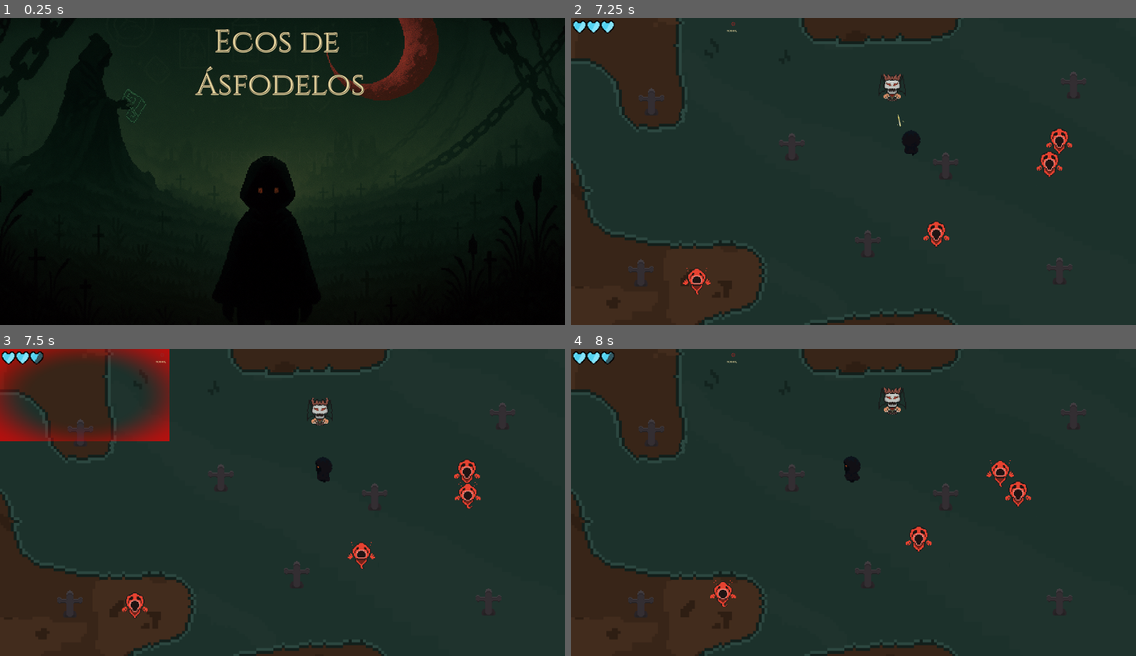
Above: before the commit, frames 1-4 (two rows, left to right).
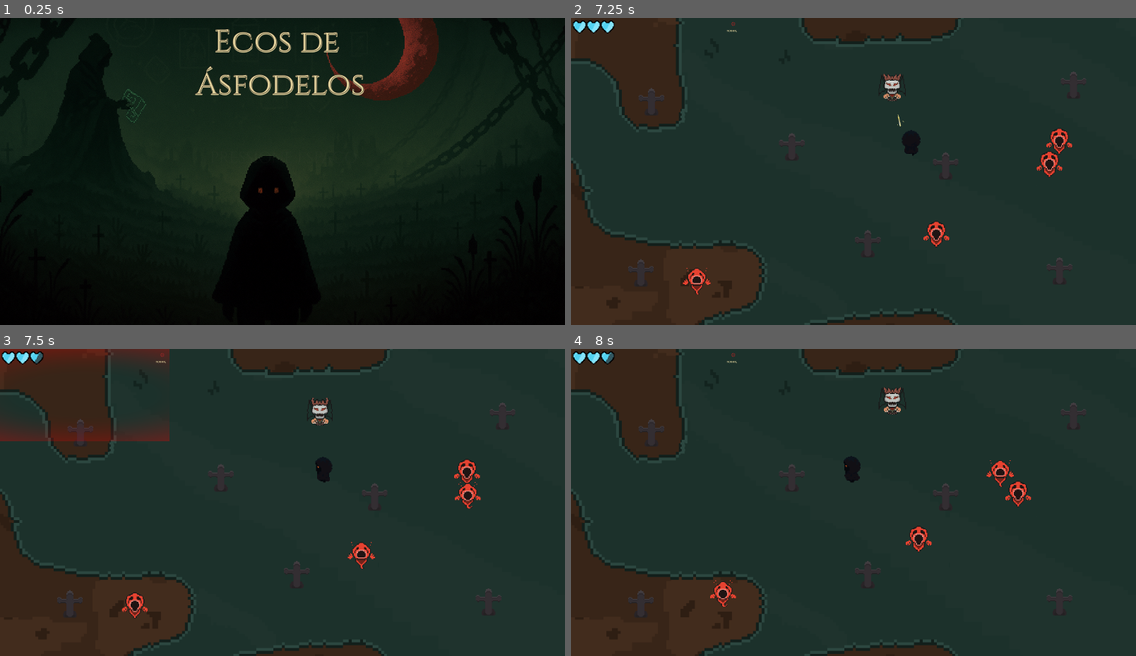
Above: after the commit, the same moments.

Repository: Alezuzzo/ecos-de-asfodelos
Game: Godot game, scene res://scenes/menu/PressStart.tscn
Two runs of this game, one before a commit and one after it. Both use one fixed random seed, a clock stepped at 60 frames per second and the inputs below. Sound files missing from this copy of the repository are replaced by a short silence.
Inputs (mouse positions are in pixels of both pictures, inside the frame that each line leads up to):
- Up to frame 1 (0.25 s): no input
- Up to frame 2 (7.25 s): tap Space at 0.5 s; move the mouse to (977, 156) at 0.52 s; hold D (direita) 0.53-1.25 s; click (977, 156) at 0.67 s; tap Enter (ui_accept) at 0.77, 5.27, 6.77 s; click "INICIAR" at 1.25 s; click "INICIAR" at 2 s; click "NORMAL" at 2.75 s; click "⚙" at 3.5 s; click "RETORNAR AO JOGO" at 4.25 s; move the mouse to (740, 186) at 5.02 s; hold S (baixo) 5.03-5.78 s; move the mouse to (910, 103) at 5.77 s; hold D (direita) 5.78-6.53 s; move the mouse to (825, 232) at 6.52 s; hold W (cima) from 6.53 s (still down); click (825, 232) at 6.67 s
- Up to frame 3 (7.5 s): move the mouse to (452, 548) at 7.27 s; release W (cima) at 7.28 s; hold A (esquerda) from 7.28 s (still down)
- Up to frame 4 (8 s): keep holding A (esquerda); tap Enter (ui_accept) at 7.52 s

Frames 1-2 are identical in both runs. In frame 3, 3.2% of the frame differs, in the area x 0-30%, y 0-31%; in frame 4, nothing differs.

Commit message:
[UPDATE] Reconfiguração do DamageOverlay

Diff:
--- a/damage_vignette.gdshader
+++ b/damage_vignette.gdshader
@@ -4,12 +4,18 @@
 uniform float vignette_opacity : hint_range(0.0, 1.0) = 1.0;
 
 void fragment() {
-	// Calcula a distância do centro (0.5, 0.5)
-	vec2 uv = UV - vec2(0.5);
+	// Normaliza as coordenadas UV para o centro da tela
+	vec2 center = vec2(0.5, 0.5);
+	vec2 uv = UV - center;
+
+	// Ajusta a proporção da tela
+	uv.x *= SCREEN_PIXEL_SIZE.x / SCREEN_PIXEL_SIZE.y;
+
+	// Calcula a distância do centro
 	float dist = length(uv);
 
 	// Cria a vinheta (mais forte nas bordas)
-	float vignette = smoothstep(0.3, 0.7, dist) * vignette_intensity;
+	float vignette = smoothstep(0.2, 1.0, dist) * vignette_intensity;
 
 	// Cor vermelha com a intensidade da vinheta
 	vec3 red = vec3(1.0, 0.0, 0.0);
--- a/hud.tscn
+++ b/hud.tscn
@@ -25,18 +25,14 @@
 
 [node name="DamageOverlay" type="ColorRect" parent="."]
 material = SubResource("ShaderMaterial_vignette")
-visible = false
 anchors_preset = 15
 anchor_right = 1.0
 anchor_bottom = 1.0
-offset_left = 0.0
-offset_top = 0.0
-offset_right = 0.0
-offset_bottom = 0.0
 grow_horizontal = 2
 grow_vertical = 2
+size_flags_horizontal = 3
+size_flags_vertical = 3
 mouse_filter = 2
-color = Color(1, 1, 1, 1)
 
 [node name="ContainerCoracoes" type="HBoxContainer" parent="."]
 offset_left = 20.0
Not shown, added: damage_vignette.gdshader.uid
Not shown: 1 places in hud.tscn that only renumber resources
Not shown, added: scenes/menu/DifficultySelect.gd.uid
